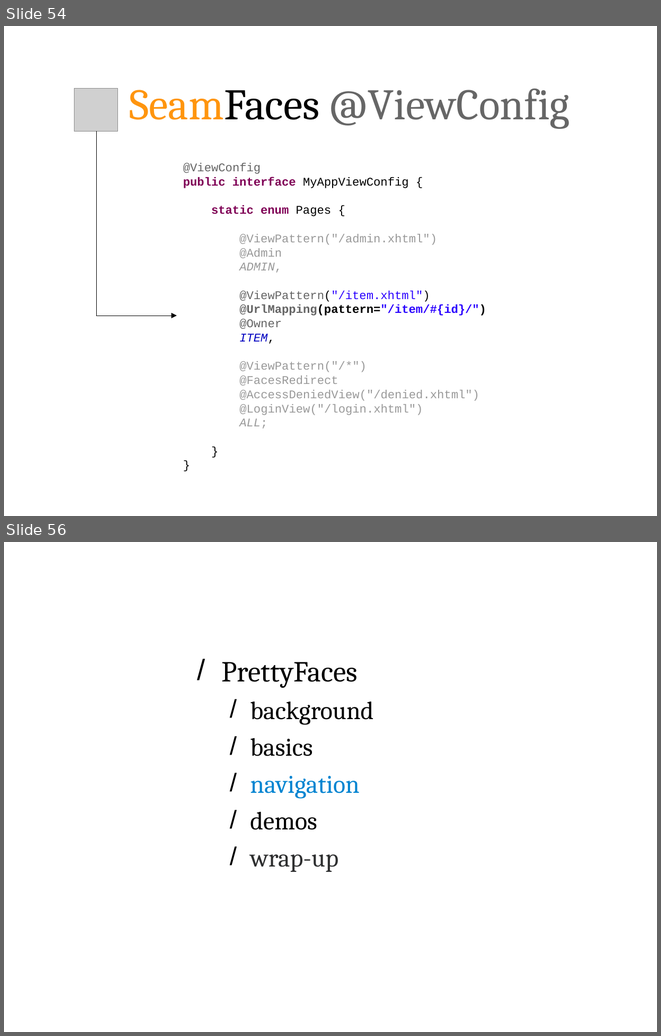
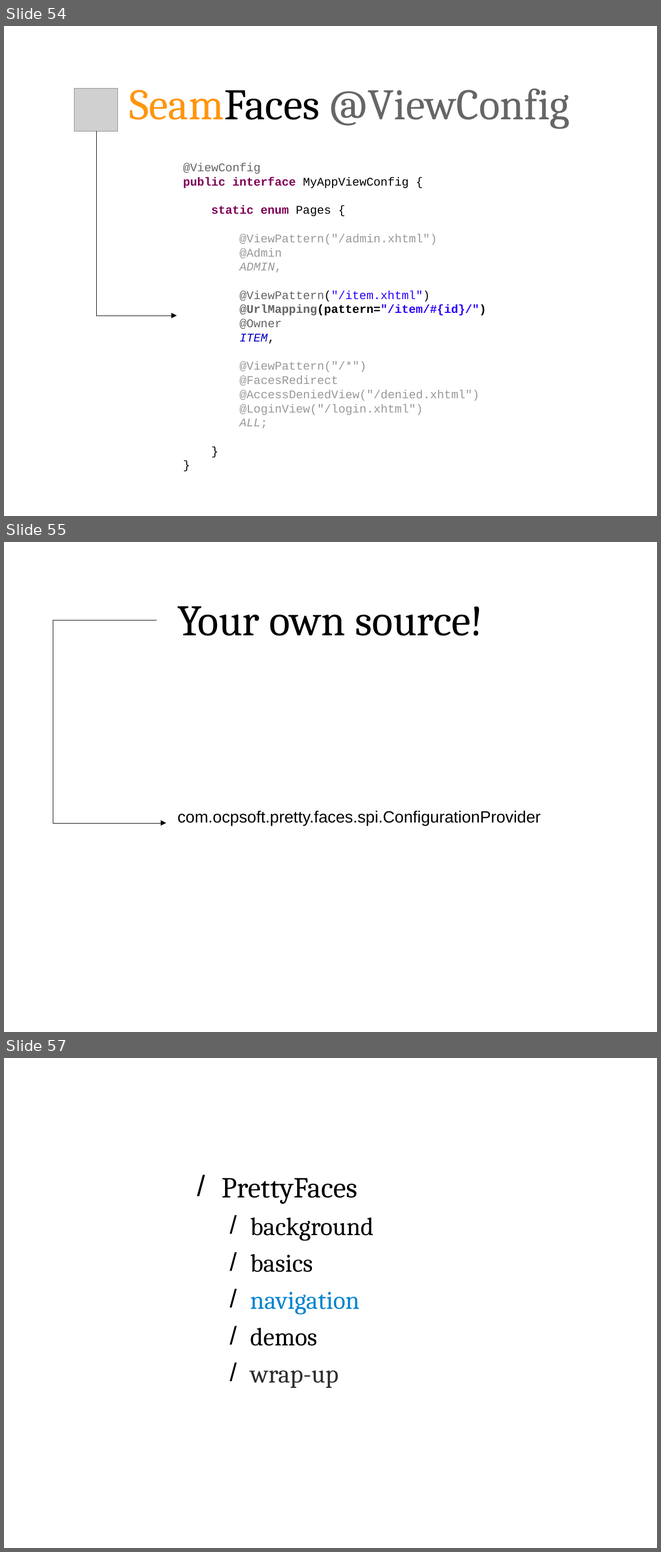
Before and after one commit to lincolnthree/talks, a slide deck: 2011_Beautiful_Java_EE_JAXConf.odp. Shown one above the other, each under a label of ours: slides 54 and 56 before the commit, slides 54, 55 and 57 after it; the slides between them are not shown. The pictures are 661x1036 and 661x1552 pixels, drawn with LibreOffice and Linux fonts; fonts in the diff are those of the drawing; grey boxes stand for pictures. Boxes give left, top, right and bottom in pixels: in the first picture for what was removed or moved away, otherwise in the second. Text is boxed around its words. In the diff, an @@ line names an element or a change of style, - is before the commit and + after.

```diff
--- a/2011_Beautiful_Java_EE_JAXConf.odp
+++ b/2011_Beautiful_Java_EE_JAXConf.odp
@@ slide 55 added at <box>4,542,657,1032</box>, background #FFFFFF @@
@@ elbow arrow added from (156, 620) to (166, 823), #000000 0 pt @@
@@ title added at <box>177,606,483,636</box>, 48 pt, text #000000 @@
+Your own source!
@@ text added at <box>177,810,540,825</box>, 18 pt, text #000000 @@
+com.ocpsoft.pretty.faces.spi.ConfigurationProvider
@@ what was slide 56 is now slide 57 @@
```
Also in this commit, not shown: 4 slides changed.
